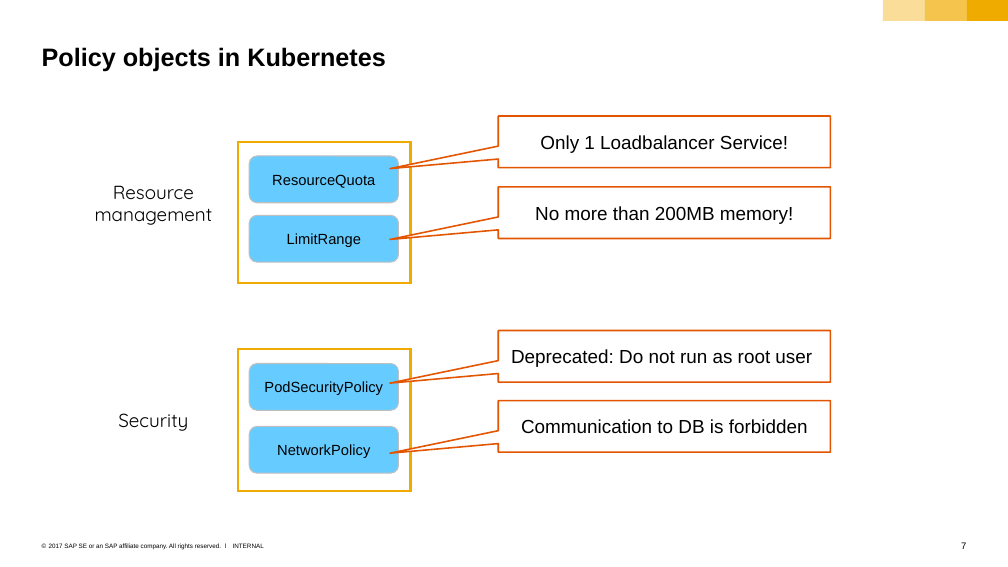
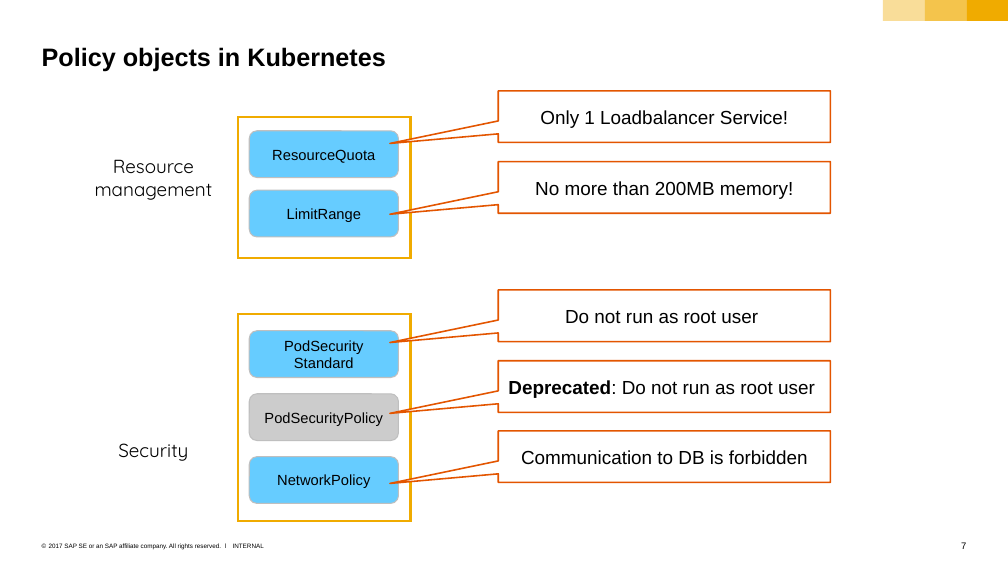
Before and after one commit to sriramrokkam/k8s-training, a slide deck: slide 7 of kubernetes/11_2_security.pptx. Drawn at 1008x567 pixels with LibreOffice and Linux fonts; fonts in the diff are those of the drawing. Boxes give left, top, right and bottom in pixels: in the first picture for what was removed or moved away, otherwise in the second. Text is boxed around its words. In the diff, an @@ line names an element or a change of style, - is before the commit and + after.

Commit message:
update pod security standard

```diff
--- a/kubernetes/11_2_security.pptx
+++ b/kubernetes/11_2_security.pptx
@@ 2 rounded rectangles, 2 speech boxes, 1 text, 1 rectangle: place and size @@
-2 rounded rectangles, 2 speech boxes, 1 text, 1 rectangle at bbox=[95, 116, 830, 283]
+2 rounded rectangles, 2 speech boxes, 1 text, 1 rectangle at bbox=[95, 91, 830, 258]
@@ speech box added at bbox=[498, 290, 830, 342], fill #FFFFFF, outline #E35500 1.5 pt, 18 pt, text #000000 @@
+Do not run as root user
@@ rectangle: place and size @@
-rectangle at bbox=[237, 349, 410, 490]
+rectangle at bbox=[237, 314, 410, 521]
@@ rounded rectangle added at bbox=[249, 330, 398, 377], fill #66CCFF, outline #BFBFBF 1 pt, 14 pt, text #000000 @@
+PodSecurity Standard
@@ speech box "Deprecated: Do not run as ..." at bbox=[498, 360, 830, 412]: bold on in "Deprecated:" @@
@@ rounded rectangle "PodSecurityPolicy" at bbox=[249, 394, 398, 441]: fill #66CCFF to #CCCCCC @@
@@ 2 rounded rectangles, 2 speech boxes, 1 text: place and size @@
-2 rounded rectangles, 2 speech boxes, 1 text at bbox=[118, 330, 830, 473]
+2 rounded rectangles, 2 speech boxes, 1 text at bbox=[118, 360, 830, 503]
```
Also in this commit, not shown: 2 other slides changed, 2 slides added, 5 slides removed.
